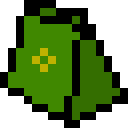
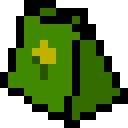
Before/after of a w=128, h=128 layered artwork. What changed in the layer stack:
painted on "Background" over 32, 40, 56, 80
